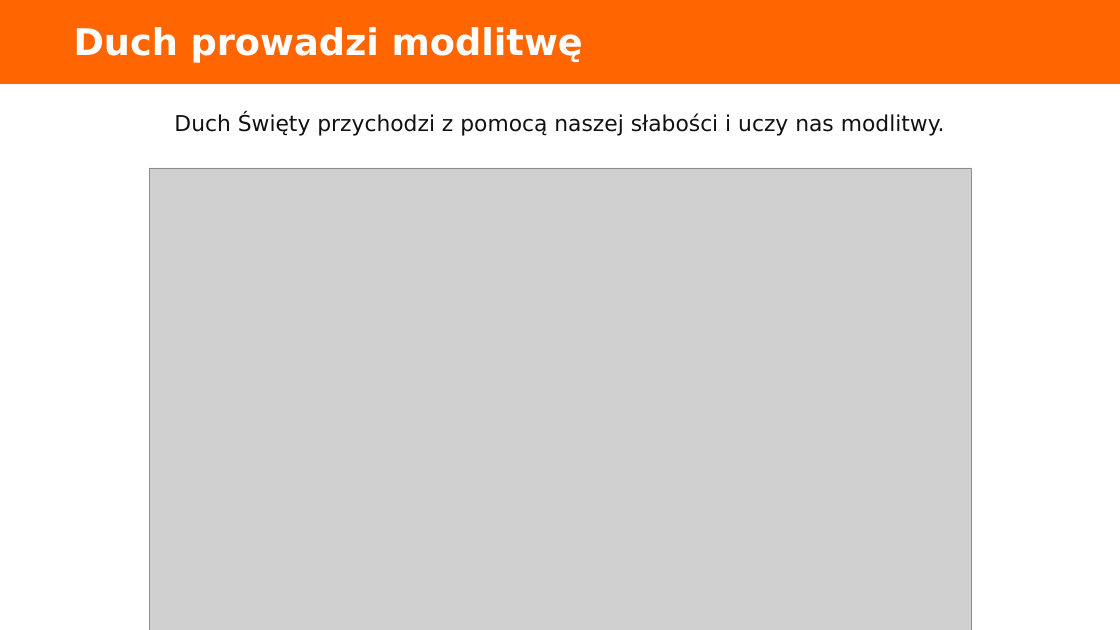
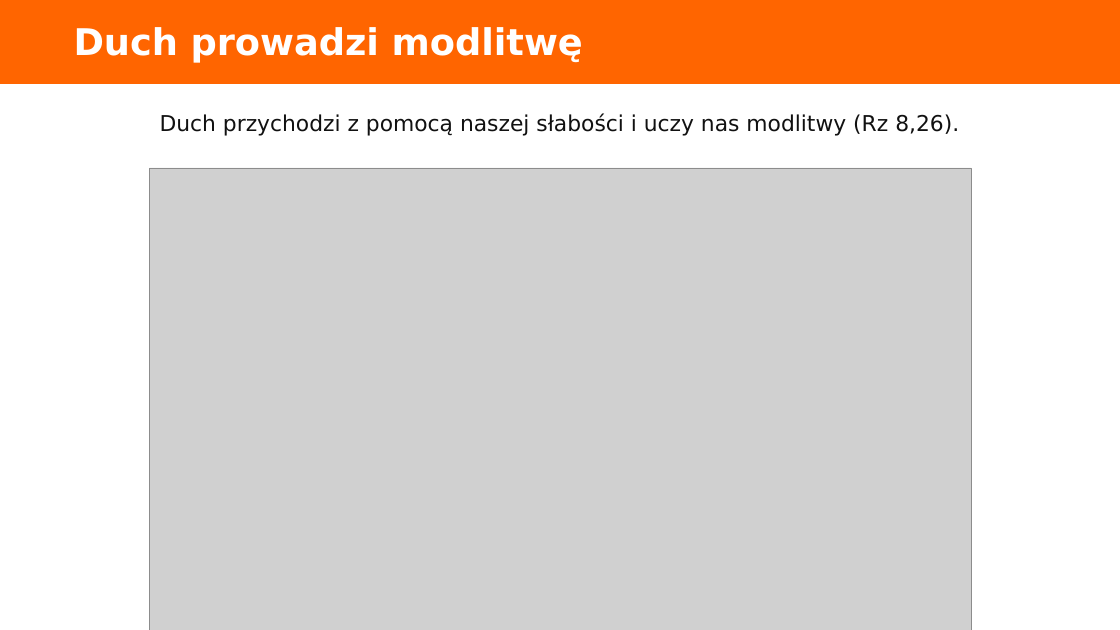
Before and after one commit to folkien/teachings, a slide deck: slide 4 of issue_kurs_kamch_lubecko/3.piecdziesiatnica/dyrektorium_2017_piecdziesiatnica_prezentacja.pptx (slide 3 before the commit). Drawn at 1120x630 pixels with LibreOffice and Linux fonts; fonts in the diff are those of the drawing; grey boxes stand for pictures. Boxes give left, top, right and bottom in pixels: in the first picture for what was removed or moved away, otherwise in the second. Text is boxed around its words. In the diff, an @@ line names an element or a change of style, - is before the commit and + after.

```diff
--- a/issue_kurs_kamch_lubecko/3.piecdziesiatnica/dyrektorium_2017_piecdziesiatnica_prezentacja.pptx
+++ b/issue_kurs_kamch_lubecko/3.piecdziesiatnica/dyrektorium_2017_piecdziesiatnica_prezentacja.pptx
@@ text at <box>160,113,959,136</box>: text changed @@
-Duch Święty przychodzi z pomocą naszej słabości i uczy nas modlitwy.
+Duch przychodzi z pomocą naszej słabości i uczy nas modlitwy (Rz 8,26).
```
Also in this commit, not shown: 1 other slide changed, 1 slide added, 17 other files.
